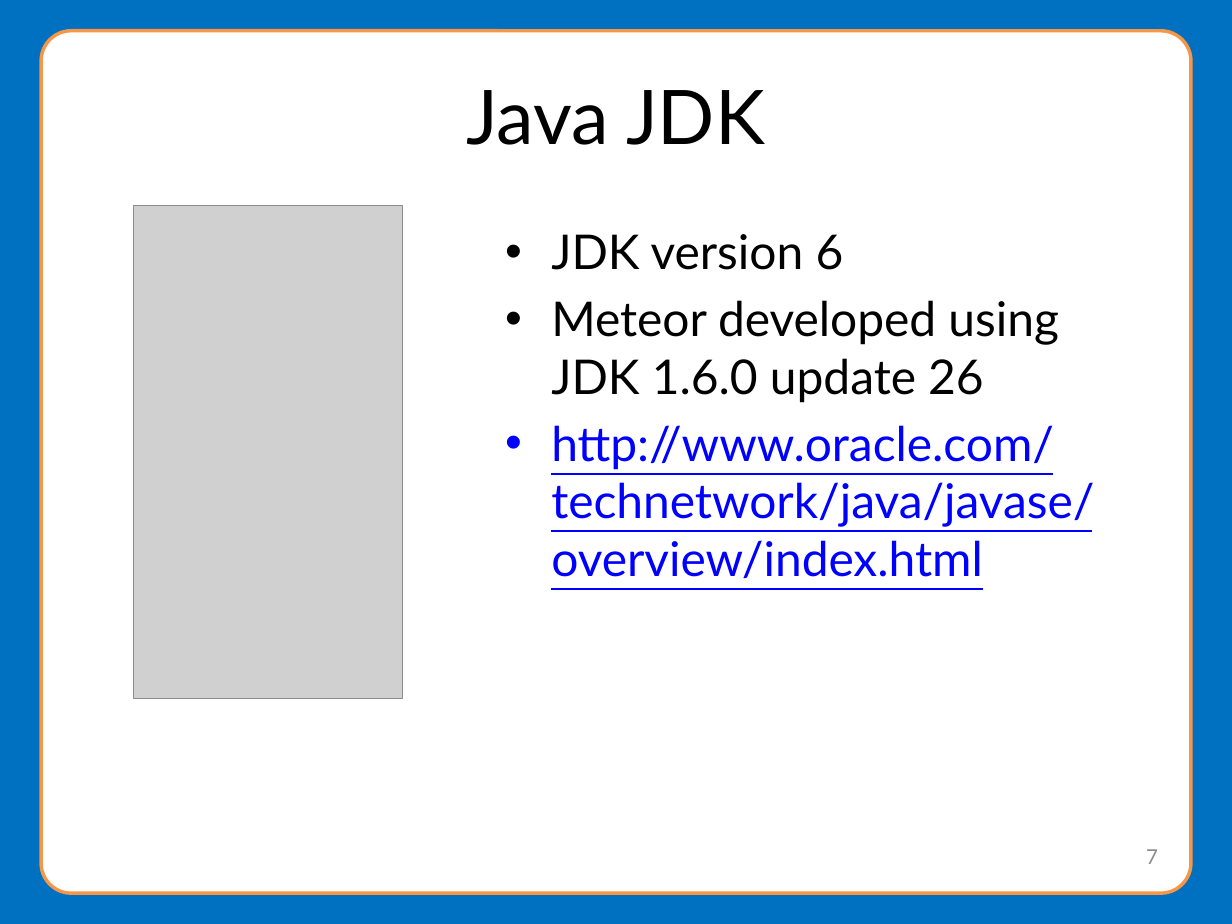
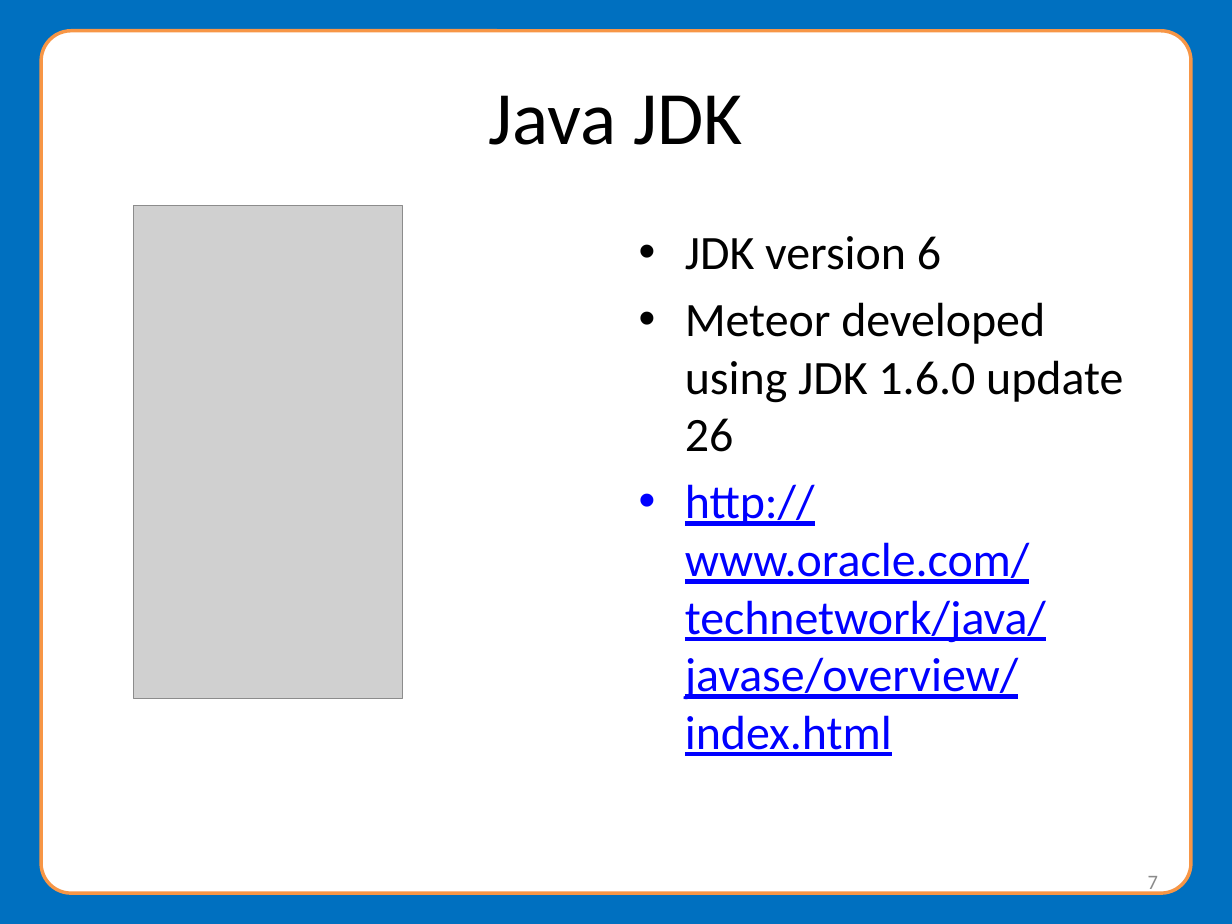
Before and after one commit to NationalStudentClearinghouse/Meteor4, a slide deck: slide 7 of docs/webinar/MeteorWebinarPresentation.pptx. Drawn at 1232x924 pixels with LibreOffice and Linux fonts; fonts in the diff are those of the drawing; grey boxes stand for pictures; background and template pictures are left out. Boxes give left, top, right and bottom in pixels: in the first picture for what was removed or moved away, otherwise in the second. Text is boxed around its words. In the diff, an @@ line names an element or a change of style, - is before the commit and + after.

```diff
--- a/docs/webinar/MeteorWebinarPresentation.pptx
+++ b/docs/webinar/MeteorWebinarPresentation.pptx
@@ font Lato to Calibri in 3 elements at box(489, 95, 742, 145), box(1148, 876, 1158, 895), box(685, 236, 1123, 756) @@
@@ text "JDK version 6": place and size @@
-text "JDK version 6" at box(551, 234, 1094, 578)
+text "JDK version 6" at box(685, 236, 1123, 756)
@@ page number: place and size @@
-page number at box(1146, 849, 1158, 864)
+page number at box(1148, 876, 1158, 895)
```
Also in this commit, not shown: 13 other slides changed, 20 slides added, 1 slide removed, 1 other file.
